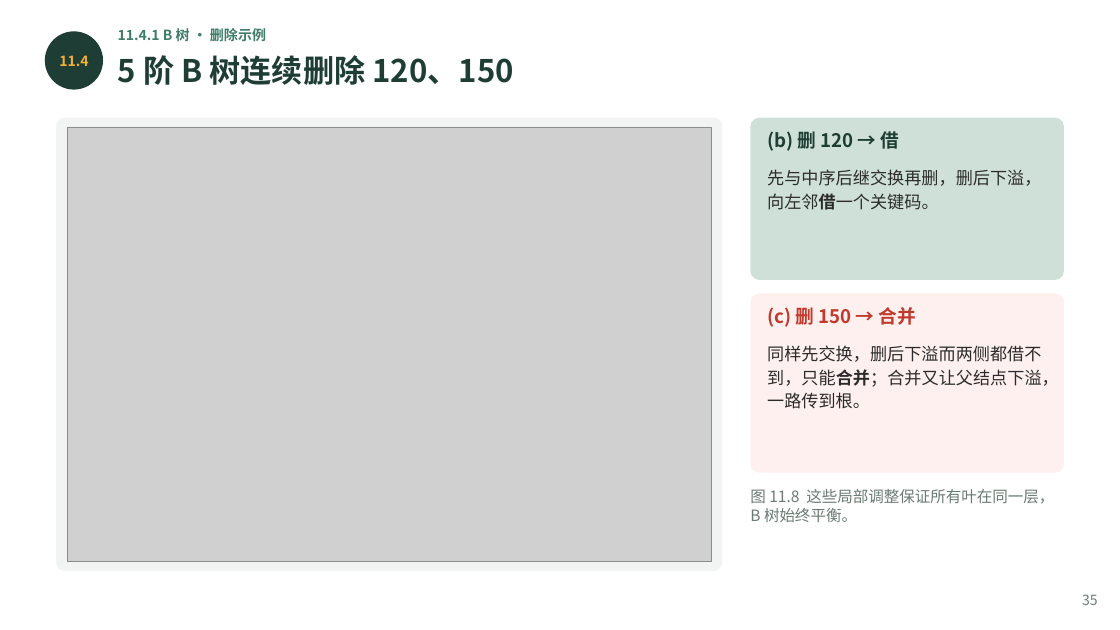
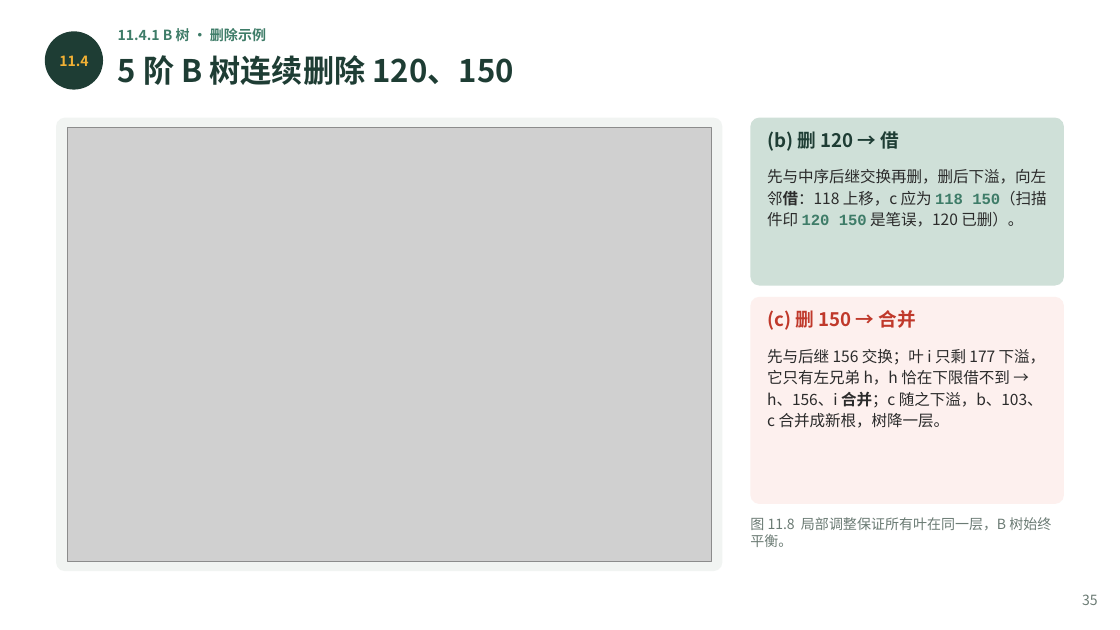
Before and after one commit to GMyhf/2026fall-cs201, a slide deck: slide 35 of courseware/202609_DSA_11_Index.pptx. Drawn at 1120x630 pixels with LibreOffice and Linux fonts; fonts in the diff are those of the drawing; grey boxes stand for pictures. Boxes give left, top, right and bottom in pixels: in the first picture for what was removed or moved away, otherwise in the second. Text is boxed around its words. In the diff, an @@ line names an element or a change of style, - is before the commit and + after.

```diff
--- a/courseware/202609_DSA_11_Index.pptx
+++ b/courseware/202609_DSA_11_Index.pptx
@@ rounded rectangle: place and size @@
-rounded rectangle at bbox=[750, 118, 1064, 280]
+rounded rectangle at bbox=[750, 118, 1064, 286]
@@ rounded rectangle at bbox=[750, 118, 1064, 286]: proportions changed @@
@@ text at bbox=[767, 169, 1046, 227]: text changed; size 11 to 10 pt @@
-先与中序后继交换再删，删后下溢，向左邻借一个关键码。
+先与中序后继交换再删，删后下溢，向左邻借：118 上移，c 应为 118 150（扫描件印 120 150 是笔误，120 已删）。
@@ rounded rectangle at bbox=[750, 297, 1064, 504]: proportions changed @@
@@ rounded rectangle: place and size @@
-rounded rectangle at bbox=[750, 293, 1064, 473]
+rounded rectangle at bbox=[750, 297, 1064, 504]
@@ text at bbox=[767, 349, 1046, 428]: text changed; size 11 to 10 pt @@
-同样先交换，删后下溢而两侧都借不到，只能合并；合并又让父结点下溢，一路传到根。
+先与后继 156 交换；叶 i 只剩 177 下溢，它只有左兄弟 h，h 恰在下限借不到 → h、156、i 合并；c 随之下溢，b、103、c 合并成新根，树降一层。
@@ text at bbox=[750, 517, 1051, 547]: text changed; size 10 to 9 pt @@
-图 11.8 这些局部调整保证所有叶在同一层，B 树始终平衡。
+图 11.8 局部调整保证所有叶在同一层，B 树始终平衡。
```
Also in this commit, not shown: 5 other slides changed, 32 other files.
